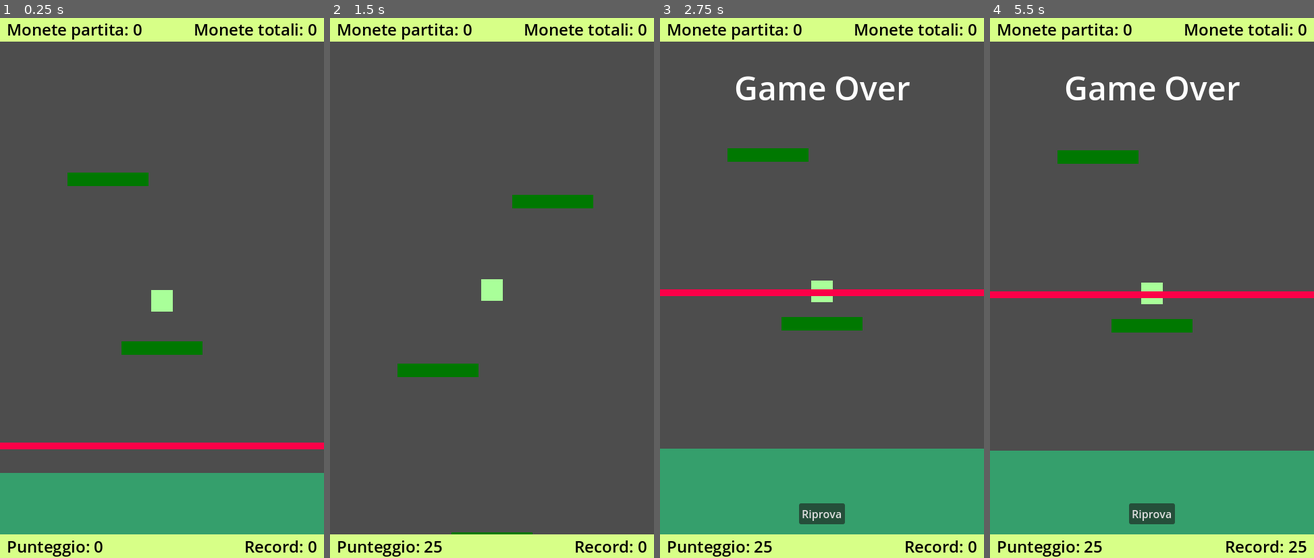
Above: before the commit, frames 1-4 (left to right).
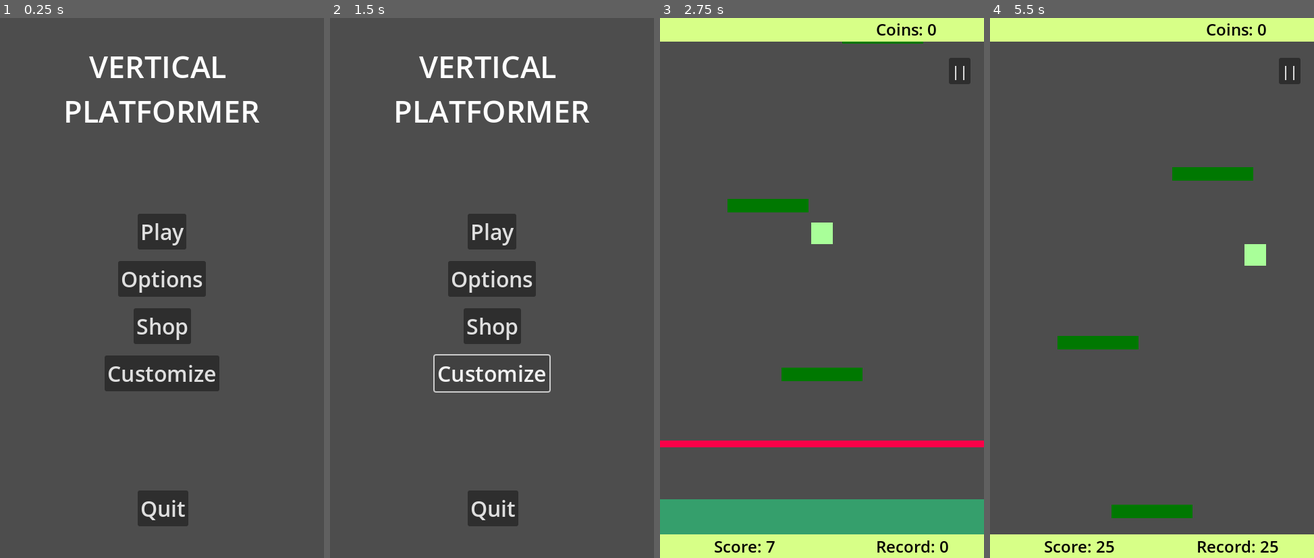
Above: after the commit, the same moments.

Repository: AlessandroDarie/VerticalPlatformer
Game: Godot game, scene res://main_menu.tscn
Two runs of this game, one before a commit and one after it. Both use one fixed random seed, a clock stepped at 60 frames per second and the inputs below. Before the commit the project starts from res://main.tscn.
Inputs (mouse positions are in pixels of both pictures, inside the frame that each line leads up to):
- Up to frame 1 (0.25 s): no input
- Up to frame 2 (1.5 s): click (492, 325) at 0.5 s, where only the run after the commit has a clickable "Shop"; click (492, 374) at 1.25 s, where only the run after the commit has a clickable "Customize"
- Up to frame 3 (2.75 s): click (822, 234) at 2 s, where only the run after the commit has a clickable "Play"
- Up to frame 4 (5.5 s): click (1152, 514) at 2.75 s, where only the run before the commit has a clickable "Riprova"; click (1288, 72) at 3.5 s, where only the run after the commit has a clickable "||"; click (1071, 498) at 4.25 s, where only the run after the commit has a clickable "Restart"; move the mouse to (1135, 396) at 5.02 s; hold Right (ui_right) from 5.03 s (still down); click (1135, 396) at 5.17 s

The runs differ from the first frame. In frame 1, 31% of the frame differs, in the area x 0-100%, y 0-100%; in frame 2, 17%; in frame 3, 18%; in frame 4, 22%.

Commit message:
Configurata esportazione APK. Aggiunta schermata iniziale e menu di pausa. Migliorato layout della ScoreUI. Implementato restringimento dinamico delle piattaforme con bilanciamento della difficoltà. Fixata sincronizzazione grafica e collisioni delle piattaforme.

Diff:
--- a/GameOverUI.gd
+++ b/GameOverUI.gd
@@ -6,5 +6,9 @@
 func show_game_over():
 	visible = true
 
-func _on_button_riprova_pressed():
+func _on_button_restart_pressed():
 	get_tree().reload_current_scene()
+
+
+func _on_button_menu_pressed():
+	get_tree().change_scene_to_file("res://main_menu.tscn")
--- a/Main.gd
+++ b/Main.gd
@@ -6,7 +6,7 @@
 var time_increment = 0.025
 var score_step = 75
 var last_steps = 0
-var max_time_scale = 2.0
+var max_time_scale = 3.0
 
 func set_game_over():
 	is_game_over = true
@@ -29,3 +29,7 @@
 				if Engine.time_scale > max_time_scale:
 					Engine.time_scale = max_time_scale
 				print("Time scale increased! New time_scale:", Engine.time_scale)
+
+
+func _on_button_pause_pressed():
+	$PauseUI.show_pause()
--- /dev/null
+++ b/MainMenu.gd
@@ -0,0 +1,8 @@
+extends Control
+
+func _on_button_pressed():
+	get_tree().change_scene_to_file("res://main.tscn")
+
+
+func _on_button__quit_pressed():
+	get_tree().quit()
--- /dev/null
+++ b/PauseUI.gd
@@ -0,0 +1,29 @@
+extends CanvasLayer
+
+func _ready():
+	visible = false
+
+func show_pause():
+	visible = true
+	get_tree().paused = true
+
+func hide_pause():
+	visible = false
+	get_tree().paused = false
+
+func _on_button_continue_pressed():
+	hide_pause()
+
+
+func _on_button_restart_pressed():
+	hide_pause()
+	get_tree().reload_current_scene()
+
+
+func _on_button_options_pressed():
+	print("Options clicked!") # Placeholder
+
+
+func _on_button_menu_pressed():
+	hide_pause()
+	get_tree().change_scene_to_file("res://main_menu.tscn")
--- a/PlatformSpawner.gd
+++ b/PlatformSpawner.gd
@@ -17,6 +17,27 @@
 	var y_position = current_platform_y - platform_gap
 
 	new_platform.global_position = Vector2(x_position, y_position)
+
+	var main = get_tree().get_root().get_node("Main")
+	var score_ui = main.get_node("ScoreUI")
+	var score_text = score_ui.get_node("Label").text
+	var score = int(score_text.replace("Punteggio: ", ""))
+
+	var shrink_factor = clamp(score / 5000.0, 0, 0.7)
+	var base_width = 120.0
+
+	if shrink_factor > 0:
+		if new_platform.has_node("ColorRect"):
+			var color_rect = new_platform.get_node("ColorRect")
+			color_rect.size.x = base_width * (1.0 - shrink_factor)
+			color_rect.position.x = -(color_rect.size.x / 2)
+
+		if new_platform.has_node("CollisionShape2D"):
+			var collision = new_platform.get_node("CollisionShape2D")
+			if collision.shape is RectangleShape2D:
+				var rect_shape = collision.shape
+				rect_shape.size.x = base_width * (1.0 - shrink_factor)
+
 	spawn_coin(y_position)
 
 func spawn_coin(y_reference):
--- a/Player.gd
+++ b/Player.gd
@@ -4,6 +4,9 @@
 var jump_velocity = -800.0
 var gravity = 900.0
 var is_ready_to_jump = false
+
+var move_left = false
+var move_right = false
 
 func _physics_process(delta):
 	if get_tree().get_root().get_node("Main").is_game_over:
@@ -16,6 +19,12 @@
 		is_ready_to_jump = true
 
 	var input_direction = Input.get_action_strength("ui_right") - Input.get_action_strength("ui_left")
+
+	if move_right:
+		input_direction += 1
+	if move_left:
+		input_direction -= 1
+
 	velocity.x = input_direction * speed
 
 	var screen_width = 480
@@ -32,3 +41,20 @@
 
 func _on_area_entered(area):
 	print("Player entered area:", area.name)
+
+func _input(event):
+	if event is InputEventMouseButton and event.pressed:
+		var screen_center = get_viewport().get_visible_rect().size.x / 2
+		if event.position.x < screen_center:
+			move_left = true
+			move_right = false
+			print("Tocco a sinistra")
+		else:
+			move_right = true
+			move_left = false
+			print("Tocco a destra")
+
+	if event is InputEventMouseButton and not event.pressed:
+		move_left = false
+		move_right = false
+		print("Rilascio")
--- a/ScoreUI.gd
+++ b/ScoreUI.gd
@@ -23,7 +23,7 @@
 
 		if current_height > max_height:
 			max_height = current_height
-			$Label.text = "Punteggio: " + str(max_height)
+			$Label.text = "Score: " + str(max_height)
 
 			if max_height > highscore:
 				highscore = max_height
@@ -31,8 +31,7 @@
 
 	var main = get_tree().get_root().get_node("Main")
 	if main:
-		$CoinsLabel.text = "Monete partita: " + str(coins_in_game)
-		$CoinsTotalLabel.text = "Monete totali: " + str(coins_total)
+		$CoinsTotalLabel.text = "Coins: " + str(coins_total)
 
 func load_highscore():
 	if FileAccess.file_exists("user://highscore.save"):
--- a/main.tscn
+++ b/main.tscn
@@ -1,8 +1,9 @@
-[gd_scene load_steps=11 format=3 uid="uid://v17qnto7eq0a"]
+[gd_scene load_steps=12 format=3 uid="uid://v17qnto7eq0a"]
 
 [ext_resource type="Script" uid="uid://f60rhp1xlcms" path="res://Player.gd" id="1_0xm2m"]
 [ext_resource type="Script" uid="uid://cyerfyutemcel" path="res://Main.gd" id="1_272bh"]
 [ext_resource type="PackedScene" uid="uid://broxr77ido4dd" path="res://platform.tscn" id="1_ig7tw"]
+[ext_resource type="Script" uid="uid://d3at17lolgq02" path="res://PauseUI.gd" id="3_4c57u"]
 [ext_resource type="Script" uid="uid://c820bxiyng5cg" path="res://PlatformSpawner.gd" id="3_h2yge"]
 [ext_resource type="PackedScene" uid="uid://dgw8otnktig05" path="res://laser.tscn" id="5_7mycd"]
 [ext_resource type="PackedScene" uid="uid://do07iv763nvvs" path="res://Coin.tscn" id="5_kek77"]
@@ -17,6 +18,7 @@
 script = ExtResource("1_272bh")
 
 [node name="GameOverUI" type="CanvasLayer" parent="."]
+visible = false
 script = ExtResource("6_7mycd")
 
 [node name="Label (GAME OVER)" type="Label" parent="GameOverUI"]
@@ -32,46 +34,146 @@
 text = "Game Over"
 horizontal_alignment = 1
 
-[node name="Button (Riprova)" type="Button" parent="GameOverUI"]
-anchors_preset = 7
-anchor_left = 0.5
-anchor_top = 1.0
-anchor_right = 0.5
-anchor_bottom = 1.0
-offset_left = -34.0
-offset_top = -81.0
-offset_right = 34.0
-offset_bottom = -50.0
-grow_horizontal = 2
-grow_vertical = 0
-text = "Riprova"
+[node name="Button (Restart)" type="Button" parent="GameOverUI"]
+anchors_preset = 7
+anchor_left = 0.5
+anchor_top = 1.0
+anchor_right = 0.5
+anchor_bottom = 1.0
+offset_left = -183.0
+offset_top = -113.0
+offset_right = -57.0
+offset_bottom = -60.0
+grow_horizontal = 2
+grow_vertical = 0
+theme_override_font_sizes/font_size = 32
+text = "Restart"
+
+[node name="Button (Menu)" type="Button" parent="GameOverUI"]
+anchors_preset = 7
+anchor_left = 0.5
+anchor_top = 1.0
+anchor_right = 0.5
+anchor_bottom = 1.0
+offset_left = 57.0
+offset_top = -113.0
+offset_right = 183.0
+offset_bottom = -60.0
+grow_horizontal = 2
+grow_vertical = 0
+theme_override_font_sizes/font_size = 32
+text = "Menu"
+
+[node name="PauseUI" type="CanvasLayer" parent="."]
+process_mode = 2
+visible = false
+script = ExtResource("3_4c57u")
+
+[node name="Label (Paused)" type="Label" parent="PauseUI"]
+anchors_preset = 5
+anchor_left = 0.5
+anchor_right = 0.5
+offset_left = -130.0
+offset_top = 70.0
+offset_right = 130.0
+offset_bottom = 137.0
+grow_horizontal = 2
+theme_override_font_sizes/font_size = 48
+text = "Paused"
+horizontal_alignment = 1
+
+[node name="Button (Continue)" type="Button" parent="PauseUI"]
+anchors_preset = 7
+anchor_left = 0.5
+anchor_top = 1.0
+anchor_right = 0.5
+anchor_bottom = 1.0
+offset_left = -194.5
+offset_top = -186.0
+offset_right = -45.5
+offset_bottom = -133.0
+grow_horizontal = 2
+grow_vertical = 0
+theme_override_font_sizes/font_size = 32
+text = "Continue"
+
+[node name="Button (Restart)" type="Button" parent="PauseUI"]
+anchors_preset = 7
+anchor_left = 0.5
+anchor_top = 1.0
+anchor_right = 0.5
+anchor_bottom = 1.0
+offset_left = -194.5
+offset_top = -113.0
+offset_right = -45.5
+offset_bottom = -60.0
+grow_horizontal = 2
+grow_vertical = 0
+theme_override_font_sizes/font_size = 32
+text = "Restart"
+
+[node name="Button (Options)" type="Button" parent="PauseUI"]
+anchors_preset = 7
+anchor_left = 0.5
+anchor_top = 1.0
+anchor_right = 0.5
+anchor_bottom = 1.0
+offset_left = 45.5
+offset_top = -186.0
+offset_right = 194.5
+offset_bottom = -133.0
+grow_horizontal = 2
+grow_vertical = 0
+theme_override_font_sizes/font_size = 32
+text = "Options"
+
+[node name="Button (Menu)" type="Button" parent="PauseUI"]
+anchors_preset = 7
+anchor_left = 0.5
+anchor_top = 1.0
+anchor_right = 0.5
+anchor_bottom = 1.0
+offset_left = 45.5
+offset_top = -113.0
+offset_right = 194.5
+offset_bottom = -60.0
+grow_horizontal = 2
+grow_vertical = 0
+theme_override_font_sizes/font_size = 32
+text = "Menu"
 
 [node name="ScoreUI" type="CanvasLayer" parent="."]
 script = ExtResource("8_5vw27")
 player = NodePath("../Player")
 
 [node name="TopBar" type="ColorRect" parent="ScoreUI"]
-offset_right = 480.0
+anchors_preset = 10
+anchor_right = 1.0
 offset_bottom = 35.0
+grow_horizontal = 2
 color = Color(0.840879, 1, 0.5297, 1)
 
 [node name="BottomBar" type="ColorRect" parent="ScoreUI"]
-offset_top = 765.0
-offset_right = 480.0
-offset_bottom = 800.0
+anchors_preset = 12
+anchor_top = 1.0
+anchor_right = 1.0
+anchor_bottom = 1.0
+offset_top = -35.0
+grow_horizontal = 2
+grow_vertical = 0
 color = Color(0.840879, 1, 0.5297, 1)
 
 [node name="Label" type="Label" parent="ScoreUI"]
 anchors_preset = 2
 anchor_top = 1.0
 anchor_bottom = 1.0
-offset_left = 10.0
+offset_left = 80.0
 offset_top = -34.0
-offset_right = 153.0
-grow_vertical = 0
-theme_override_colors/font_color = Color(0, 0, 0, 1)
-theme_override_font_sizes/font_size = 24
-text = "Punteggio: 0"
+offset_right = 223.0
+grow_vertical = 0
+theme_override_colors/font_color = Color(0, 0, 0, 1)
+theme_override_font_sizes/font_size = 24
+text = "Score: 0"
 
 [node name="RecordLabel" type="Label" parent="ScoreUI"]
 anchors_preset = 3
@@ -79,9 +181,9 @@
 anchor_top = 1.0
 anchor_right = 1.0
 anchor_bottom = 1.0
-offset_left = -118.0
+offset_left = -160.0
 offset_top = -34.0
-offset_right = -10.0
+offset_right = -52.0
 grow_horizontal = 0
 grow_vertical = 0
 theme_override_colors/font_color = Color(0, 0, 0, 1)
@@ -89,24 +191,35 @@
 text = "Record: 0"
 
 [node name="CoinsLabel" type="Label" parent="ScoreUI"]
-offset_left = 10.0
-offset_right = 100.0
+offset_left = 80.0
+offset_right = 170.0
 offset_bottom = 34.0
 theme_override_colors/font_color = Color(0, 0, 0, 1)
 theme_override_font_sizes/font_size = 24
-text = "Coins: 0"
 
 [node name="CoinsTotalLabel" type="Label" parent="ScoreUI"]
 anchors_preset = 1
 anchor_left = 1.0
 anchor_right = 1.0
-offset_left = -164.0
-offset_right = -10.0
+offset_left = -160.0
+offset_right = -6.0
 offset_bottom = 34.0
 grow_horizontal = 0
 theme_override_colors/font_color = Color(0, 0, 0, 1)
 theme_override_font_sizes/font_size = 24
-text = "Total Coins: 0"
+text = "Coins: 0"
+
+[node name="Button (Pause)" type="Button" parent="ScoreUI"]
+anchors_preset = 1
+anchor_left = 1.0
+anchor_right = 1.0
+offset_left = -52.0
+offset_top = 59.0
+offset_right = -20.0
+offset_bottom = 98.0
+grow_horizontal = 0
+theme_override_font_sizes/font_size = 22
+text = "||"
 
 [node name="Player" type="CharacterBody2D" parent="."]
 script = ExtResource("1_0xm2m")
@@ -147,4 +260,10 @@
 position = Vector2(-240, 265)
 player = NodePath("../Player")
 
-[connection signal="pressed" from="GameOverUI/Button (Riprova)" to="GameOverUI" method="_on_button_riprova_pressed"]
+[connection signal="pressed" from="GameOverUI/Button (Restart)" to="GameOverUI" method="_on_button_restart_pressed"]
+[connection signal="pressed" from="GameOverUI/Button (Menu)" to="GameOverUI" method="_on_button_menu_pressed"]
+[connection signal="pressed" from="PauseUI/Button (Continue)" to="PauseUI" method="_on_button_continue_pressed"]
+[connection signal="pressed" from="PauseUI/Button (Restart)" to="PauseUI" method="_on_button_restart_pressed"]
+[connection signal="pressed" from="PauseUI/Button (Options)" to="PauseUI" method="_on_button_options_pressed"]
+[connection signal="pressed" from="PauseUI/Button (Menu)" to="PauseUI" method="_on_button_menu_pressed"]
+[connection signal="pressed" from="ScoreUI/Button (Pause)" to="." method="_on_button_pause_pressed"]
--- /dev/null
+++ b/main_menu.tscn
@@ -0,0 +1,71 @@
+[gd_scene load_steps=2 format=3 uid="uid://da6bc35fhymlu"]
+
+[ext_resource type="Script" uid="uid://02sccbvhnjhh" path="res://MainMenu.gd" id="1_06t4h"]
+
+[node name="MainMenu" type="Control"]
+layout_mode = 3
+anchors_preset = 0
+offset_right = 40.0
+offset_bottom = 40.0
+script = ExtResource("1_06t4h")
+
+[node name="Label" type="Label" parent="."]
+layout_mode = 0
+offset_left = 60.0
+offset_top = 40.0
+offset_right = 420.0
+offset_bottom = 85.0
+theme_override_font_sizes/font_size = 45
+text = "VERTICAL
+PLATFORMER"
+horizontal_alignment = 1
+
+[node name="Button _Play" type="Button" parent="."]
+layout_mode = 0
+offset_left = 204.0
+offset_top = 290.0
+offset_right = 276.0
+offset_bottom = 343.0
+theme_override_font_sizes/font_size = 32
+text = "Play"
+
+[node name="Button _Options" type="Button" parent="."]
+layout_mode = 0
+offset_left = 175.0
+offset_top = 360.0
+offset_right = 305.0
+offset_bottom = 413.0
+theme_override_font_sizes/font_size = 32
+text = "Options"
+
+[node name="Button _Shop" type="Button" parent="."]
+layout_mode = 0
+offset_left = 197.5
+offset_top = 430.0
+offset_right = 282.5
+offset_bottom = 483.0
+theme_override_font_sizes/font_size = 32
+text = "Shop
+"
+
+[node name="Button _Customize" type="Button" parent="."]
+layout_mode = 0
+offset_left = 155.0
+offset_top = 500.0
+offset_right = 325.0
+offset_bottom = 553.0
+theme_override_font_sizes/font_size = 32
+text = "Customize"
+
+[node name="Button _Quit" type="Button" parent="."]
+layout_mode = 0
+offset_left = 204.0
+offset_top = 700.0
+offset_right = 279.0
+offset_bottom = 753.0
+theme_override_font_sizes/font_size = 32
+text = "Quit
+"
+
+[connection signal="pressed" from="Button _Play" to="." method="_on_button_pressed"]
+[connection signal="pressed" from="Button _Quit" to="." method="_on_button__quit_pressed"]
--- a/project.godot
+++ b/project.godot
@@ -11,7 +11,7 @@
 [application]
 
 config/name="VerticalPlatformer"
-run/main_scene="uid://v17qnto7eq0a"
+run/main_scene="uid://da6bc35fhymlu"
 config/features=PackedStringArray("4.4", "Forward Plus")
 config/icon="res://icon.svg"
 boot_splash/size/viewport_height=648
@@ -21,3 +21,10 @@
 
 window/size/viewport_width=480
 window/size/viewport_height=800
+window/stretch/mode="canvas_items"
+window/stretch/aspect="keep_width"
+window/handheld/orientation=1
+
+[rendering]
+
+textures/vram_compression/import_etc2_astc=true
Not shown, added: MainMenu.gd.uid
Not shown, added: PauseUI.gd.uid
Not shown, added: VerticalPlatformer.apk
Not shown, added: VerticalPlatformer.apk.idsig
